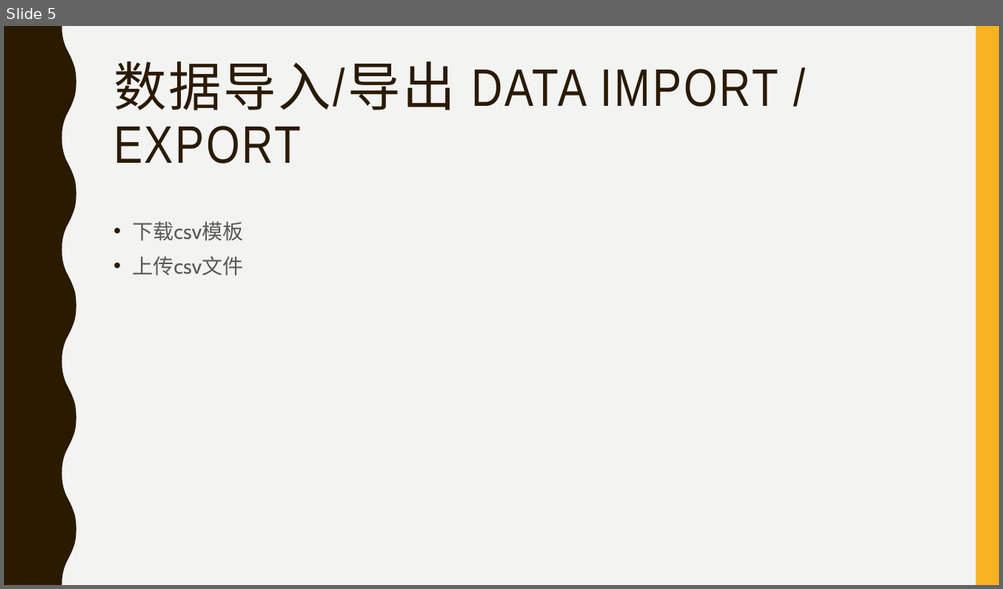
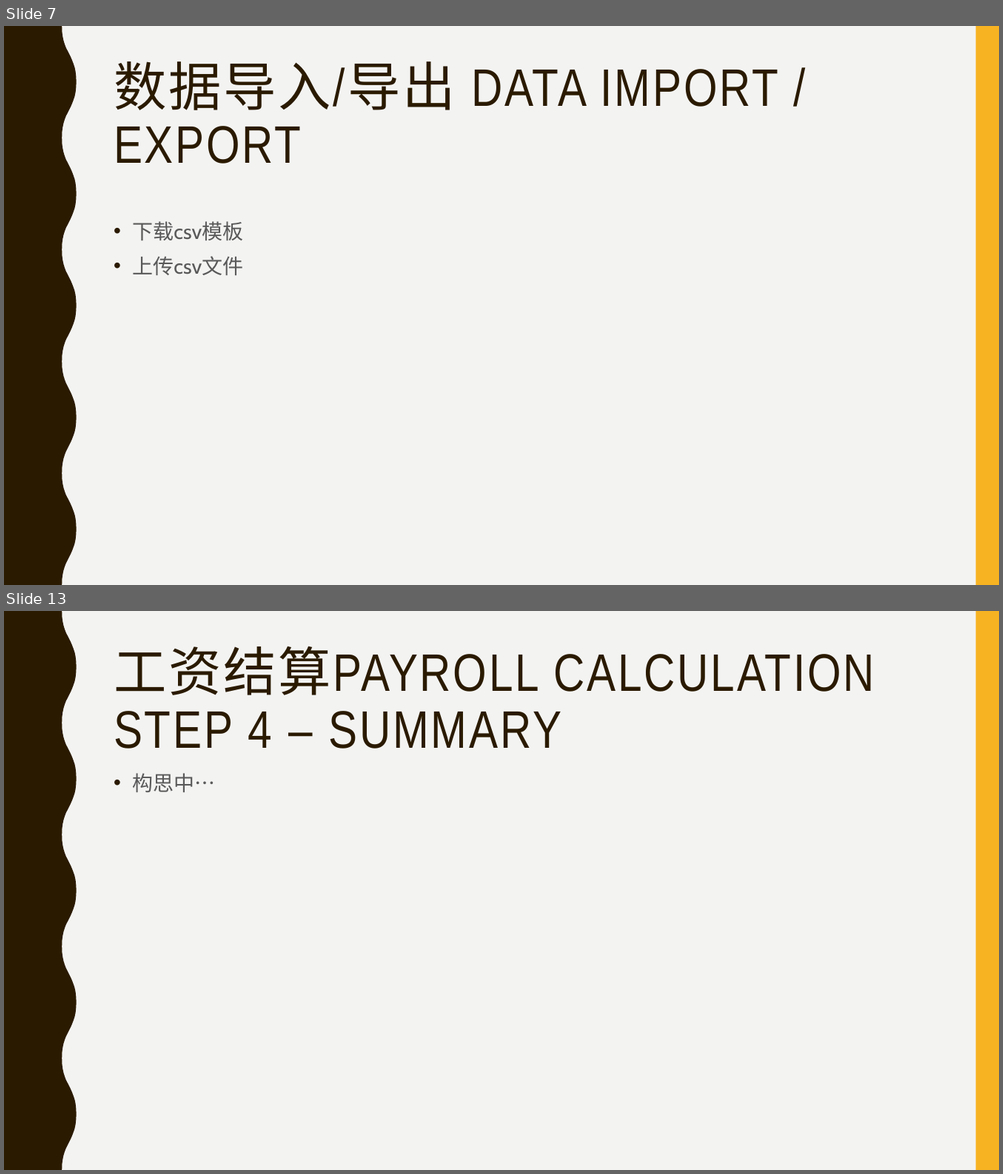
Before and after one commit to payrolls/payrolls.github.io, a slide deck: doc/Payroll Web UI.pptx. Shown one above the other, each under a label of ours: slide 5 before the commit, slides 7 and 13 after it; the slides between them are not shown. The pictures are 1003x589 and 1003x1174 pixels, drawn with LibreOffice and Linux fonts; fonts in the diff are those of the drawing. Boxes give left, top, right and bottom in pixels: in the first picture for what was removed or moved away, otherwise in the second. Text is boxed around its words. In the diff, an @@ line names an element or a change of style, - is before the commit and + after.

```diff
--- a/doc/Payroll Web UI.pptx
+++ b/doc/Payroll Web UI.pptx
@@ slide 13 added at [4, 611, 999, 1170], background #F3F3F2; not listed: 2 template elements that a slide beside it also shows @@
@@ title added at [114, 646, 874, 749], 51 pt, text #2A1A00 @@
+工资结算PAYROLL CALCULATION
+STEP 4 – SUMMARY
@@ text added at [132, 773, 215, 792], 20 pt, text #595959 @@
+• 构思中…
@@ what was slide 5 is now slide 7 @@
```
Also in this commit, not shown: 6 slides changed, 4 other slides added.
